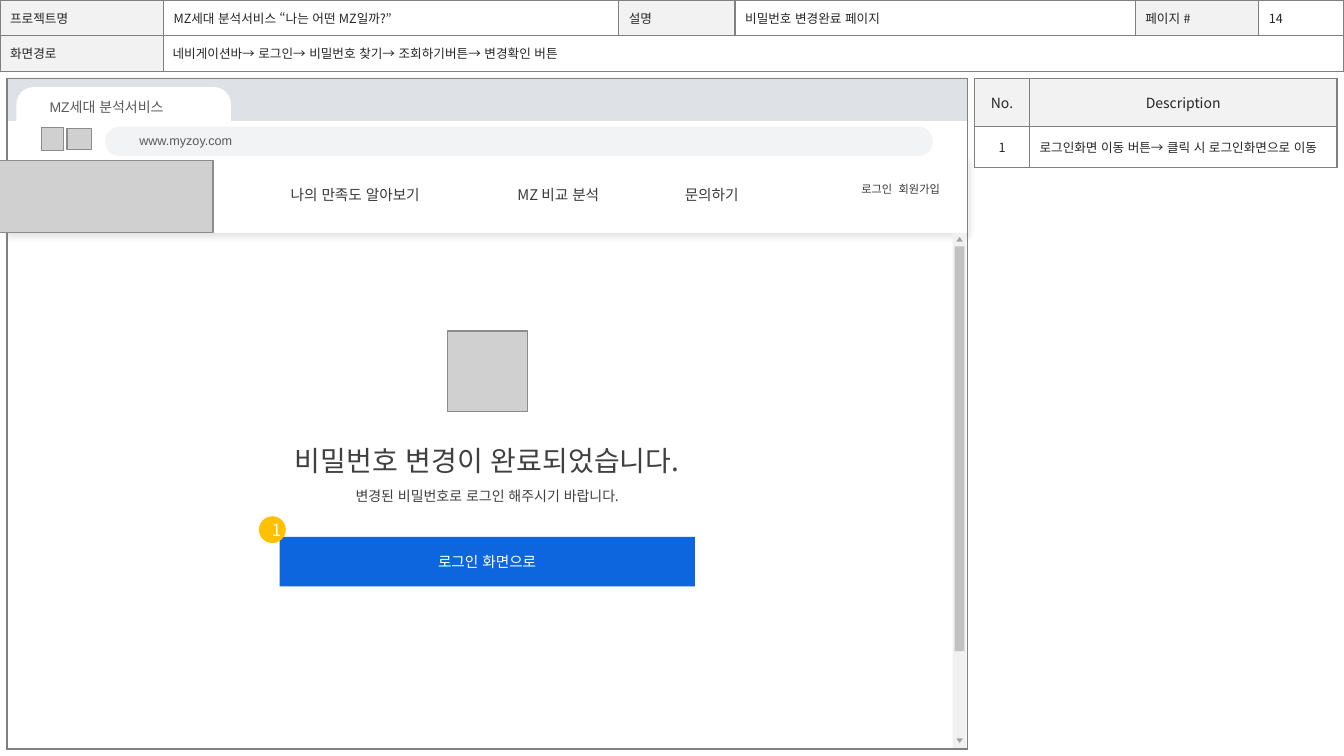
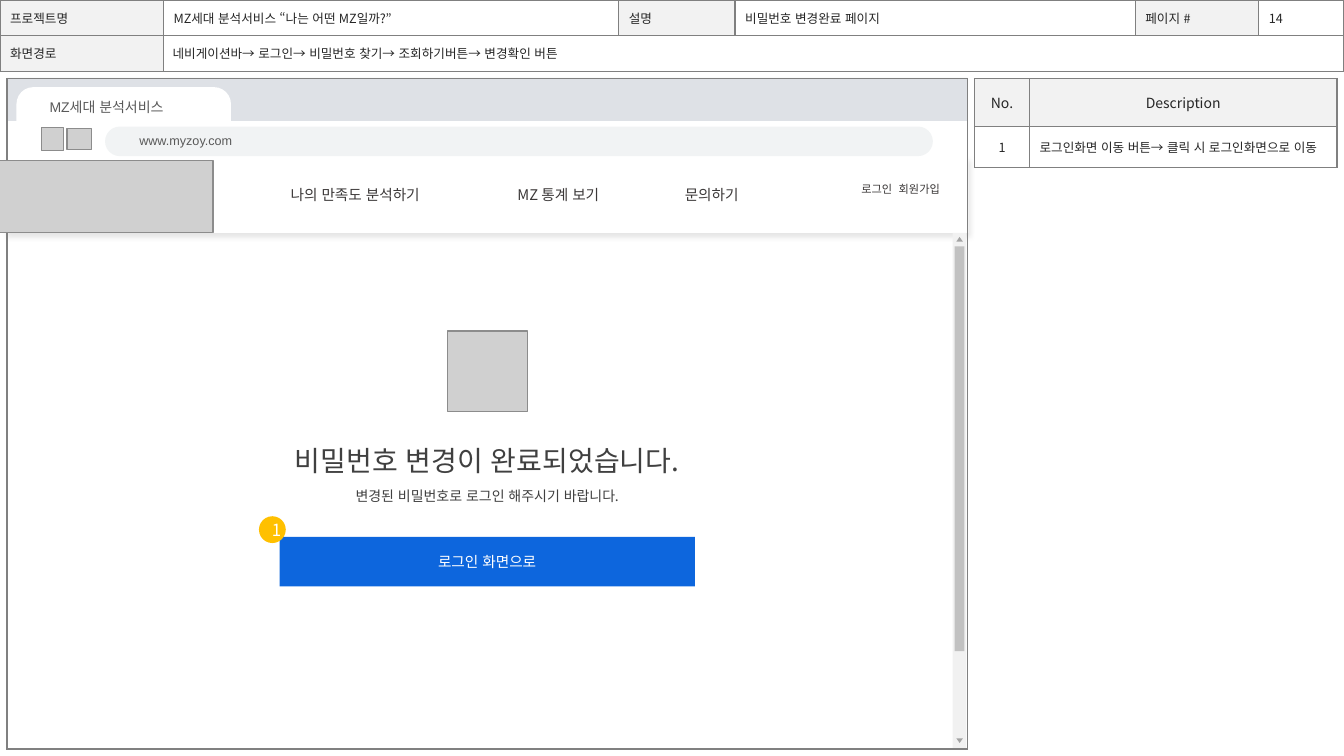
Before and after one commit to FourKong/Project_jh, a slide deck: slide 16 of portfolio/프로젝트 화면설계서_ver1.1.pptx. Drawn at 1344x756 pixels with LibreOffice and Linux fonts; fonts in the diff are those of the drawing; grey boxes stand for pictures; background and template pictures are left out. Boxes give left, top, right and bottom in pixels: in the first picture for what was removed or moved away, otherwise in the second. Text is boxed around its words. In the diff, an @@ line names an element or a change of style, - is before the commit and + after.

```diff
--- a/portfolio/프로젝트 화면설계서_ver1.1.pptx
+++ b/portfolio/프로젝트 화면설계서_ver1.1.pptx
@@ text at (x1=291, y1=188, x2=420, y2=201): text changed @@
-나의 만족도 알아보기
+나의 만족도 분석하기
@@ text at (x1=517, y1=188, x2=599, y2=201): text changed @@
-MZ 비교 분석
+MZ 통계 보기
```
Also in this commit, not shown: 18 other slides changed.
